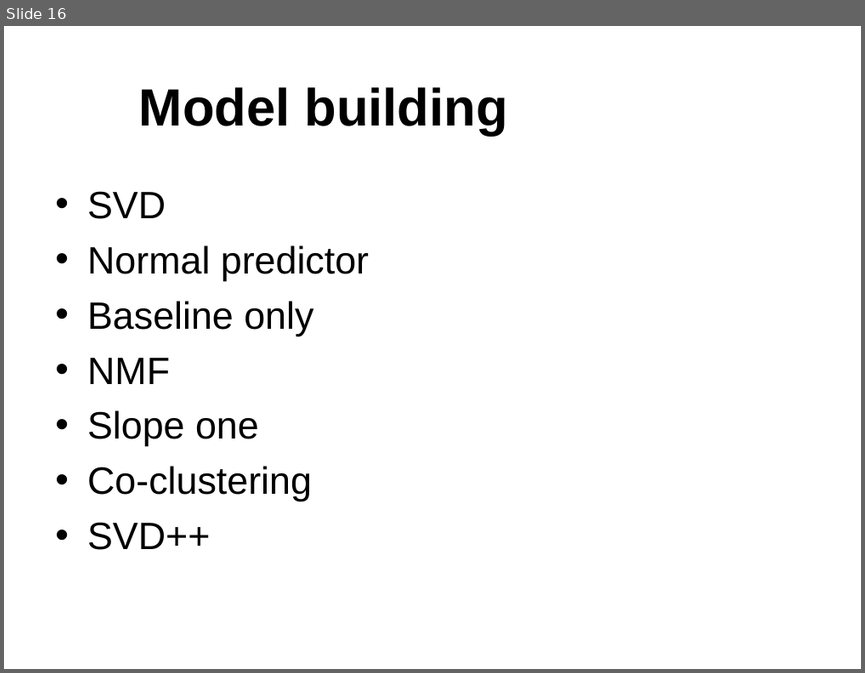
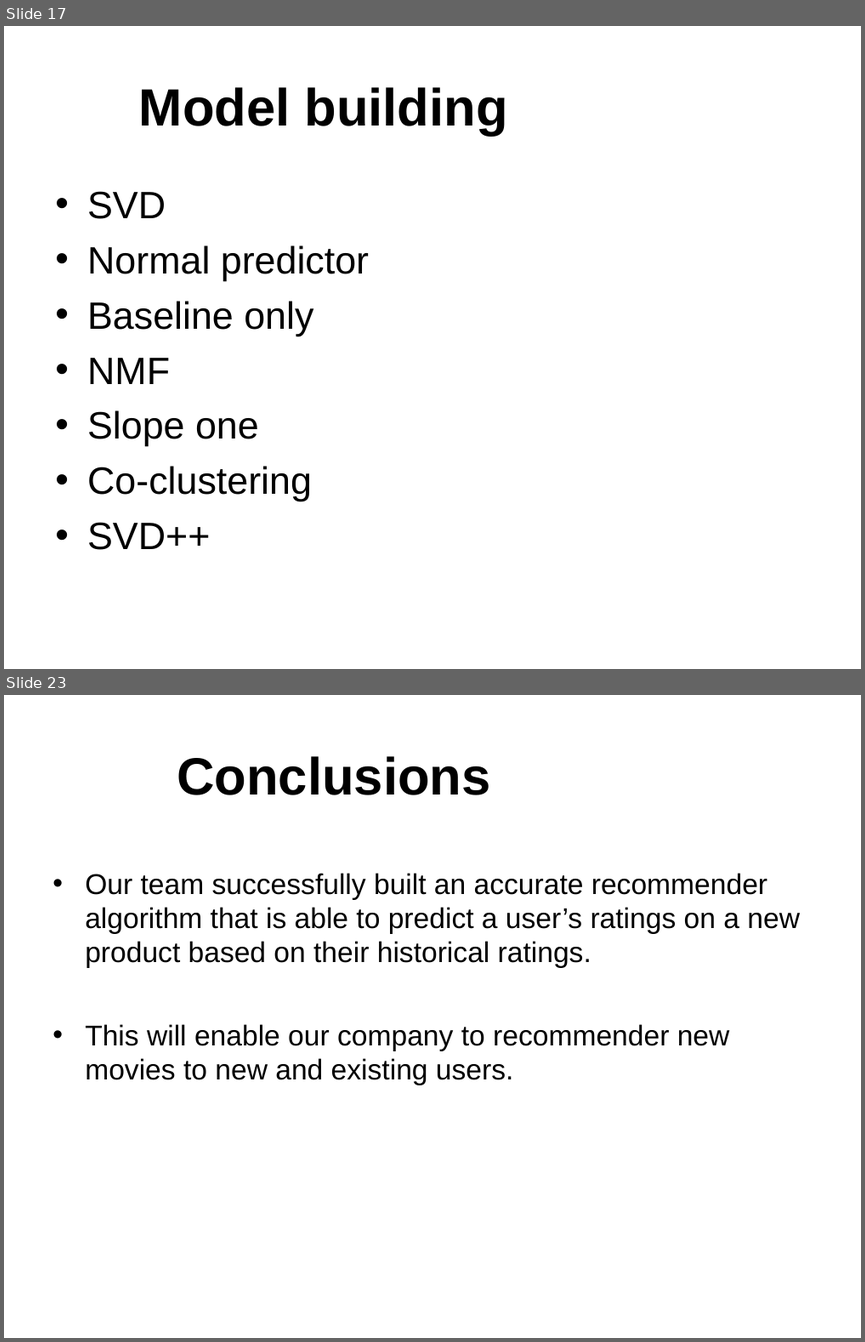
Before and after one commit to marth418/unsupervised-predict-streamlit-template, a slide deck: Team 6 Presentation.ppt. Shown one above the other, each under a label of ours: slide 16 before the commit, slides 17 and 23 after it; the slides between them are not shown. The pictures are 865x673 and 865x1342 pixels, drawn with LibreOffice and Linux fonts; fonts in the diff are those of the drawing; background and template pictures are left out. Boxes give left, top, right and bottom in pixels: in the first picture for what was removed or moved away, otherwise in the second. Text is boxed around its words. In the diff, an @@ line names an element or a change of style, - is before the commit and + after.

```diff
--- a/Team 6 Presentation.ppt
+++ b/Team 6 Presentation.ppt
@@ slide 23 added at bbox=[4, 695, 861, 1338], background picture (left out) @@
@@ title added at bbox=[177, 756, 490, 795], 44 pt, text #000000, bold @@
+Conclusions
@@ text added at bbox=[85, 873, 800, 1085], 24 pt, text #000000 @@
+• Our team successfully built an accurate recommender algorithm that is able to predict a user’s ratings on a new product based on their historical ratings.
+• This will enable our company to recommender new movies to new and existing users.
@@ what was slide 16 is now slide 17 @@
```
Also in this commit, not shown: 7 slides changed, 8 other slides added, 5 slides removed.
